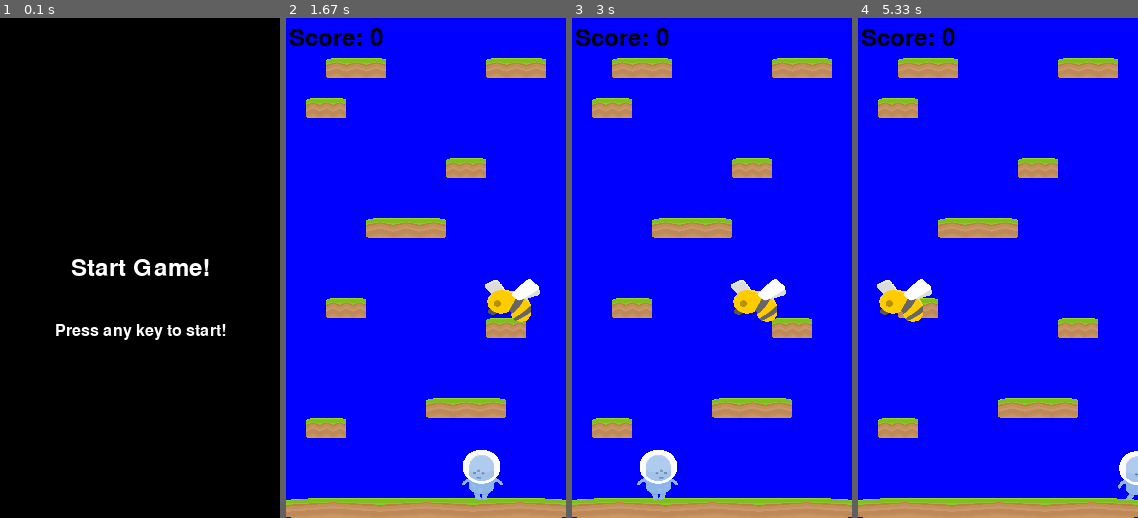
Above: before the commit, frames 1-4 (left to right).
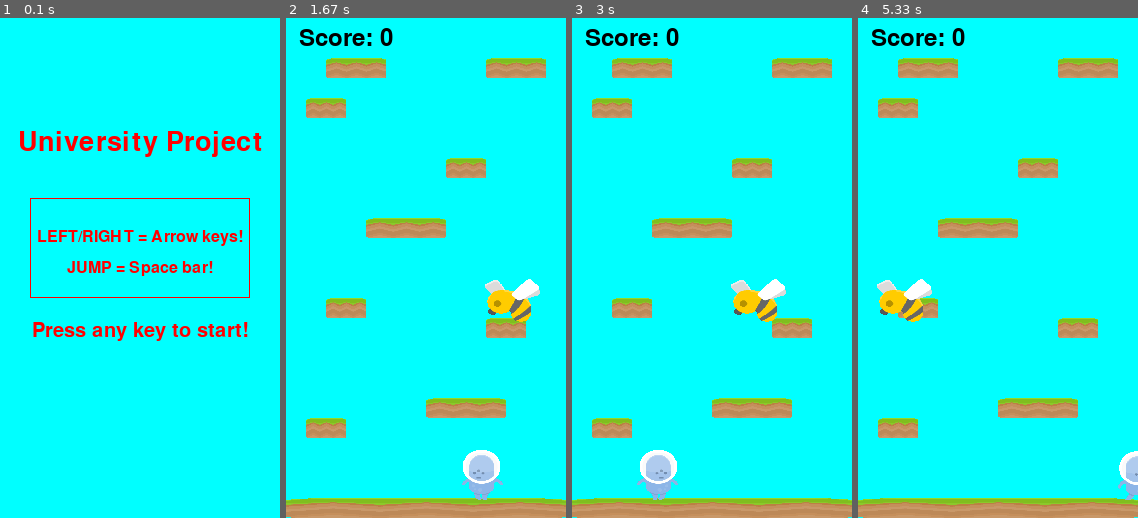
Above: after the commit, the same moments.

Repository: Calum-Johnston/pygame_2d_platformer
Game: pygame game, started from main.py
Two runs of this game, one before a commit and one after it. Both use one fixed random seed, a clock stepped at 60 frames per second and the inputs below.
Inputs:
- Up to frame 1 (0.1 s): no input
- Up to frame 2 (1.67 s): hold Right 0.33-0.8 s; hold Right 0.83-1.3 s; hold Left from 1.33 s (still down)
- Up to frame 3 (3 s): release Left at 1.87 s; hold Down 1.9-2.2 s; hold Left 2.23-2.63 s; hold Right from 2.67 s (still down)
- Up to frame 4 (5.33 s): release Right at 3.3 s; hold Down 3.33-3.7 s; hold Left 3.73-4.2 s; hold Right 4.23-4.7 s; hold Right 4.73-5.2 s; hold Left from 5.23 s (still down)

The runs differ from the first frame. In frame 1, 100% of the frame differs, in the area x 0-100%, y 0-100%; in frame 2, 87%; in frame 3, 87%; in frame 4, 88%.

Commit message:
Improved starting splash screen!

Diff:
--- a/Issues.txt
+++ b/Issues.txt
@@ -16,7 +16,6 @@
 - Add boosts, etc
 - Make platforms more difficult as score increases (more moving, faster moving, greater distance, etc)
 - Build some pre-built challenge parts (more mobs, hard jumps, etc)
-- Textures for players, platforms, enemies and more
 - Create proper start/end screens
 
 - General improvements to code, design, layout!!!
--- a/main.py
+++ b/main.py
@@ -16,7 +16,7 @@
 pygame.init()
 pygame.mixer.init()
 screen = pygame.display.set_mode((WIDTH,HEIGHT))
-pygame.display.set_caption(Title)
+pygame.display.set_caption(TITLE)
 pygame.mouse.set_visible(False)
 screen = pygame.display.set_mode((WIDTH,HEIGHT))
 clock = pygame.time.Clock()
@@ -35,8 +35,6 @@
 
 
 
-
-
 class Game:
     """ Constructor. Create all our attributes and initialize
         the game. """
@@ -123,11 +121,11 @@
 
     """ Display everything to the screen for the game. """
     def draw(self):
-        screen.fill(BLUE)
+        screen.fill(CYAN)
         self.platform_sprites.draw(screen)
         self.enemy_sprites.draw(screen)
         self.player_sprites.draw(screen)
-        self.drawText("Score: " + str(self.score), 50, 20, 36, BLACK)
+        self.drawText("Score: " + str(self.score), 60, 20, 36, BLACK)
         pygame.display.flip()
 
 
@@ -188,8 +186,6 @@
 
 
 
-
-
 class splashScreen():
     def __init__(self, typeScreen):
         if typeScreen == "Start":
@@ -210,9 +206,12 @@
             clock.tick(FPS)
 
     def drawStartSplash(self):
-        screen.fill(BLACK)
-        self.drawText("Start Game!", WIDTH / 2, HEIGHT / 2, 36, WHITE)
-        self.drawText("Press any key to start!", WIDTH / 2, HEIGHT * 5 / 8, 24, WHITE)
+        screen.fill(CYAN)
+        self.drawText(TITLE, WIDTH / 2, HEIGHT / 4, 40, RED)
+        self.drawText("LEFT/RIGHT = Arrow keys!", WIDTH / 2, HEIGHT / 8 * 3.5, 24, RED)
+        self.drawText("JUMP = Space bar!", WIDTH / 2, HEIGHT / 2, 24, RED)
+        self.drawText("Press any key to start!", WIDTH / 2, HEIGHT * 5 / 8, 30, RED)
+        pygame.draw.rect(screen, RED, (30, 180, 220, 100), 1)
         pygame.display.flip()
 
     def endSplash(self):
--- a/settings.py
+++ b/settings.py
@@ -1,5 +1,5 @@
 # Game settings
-Title = "University Project"
+TITLE = "University Project"
 WIDTH = 280
 HEIGHT = 500
 FPS = 60
